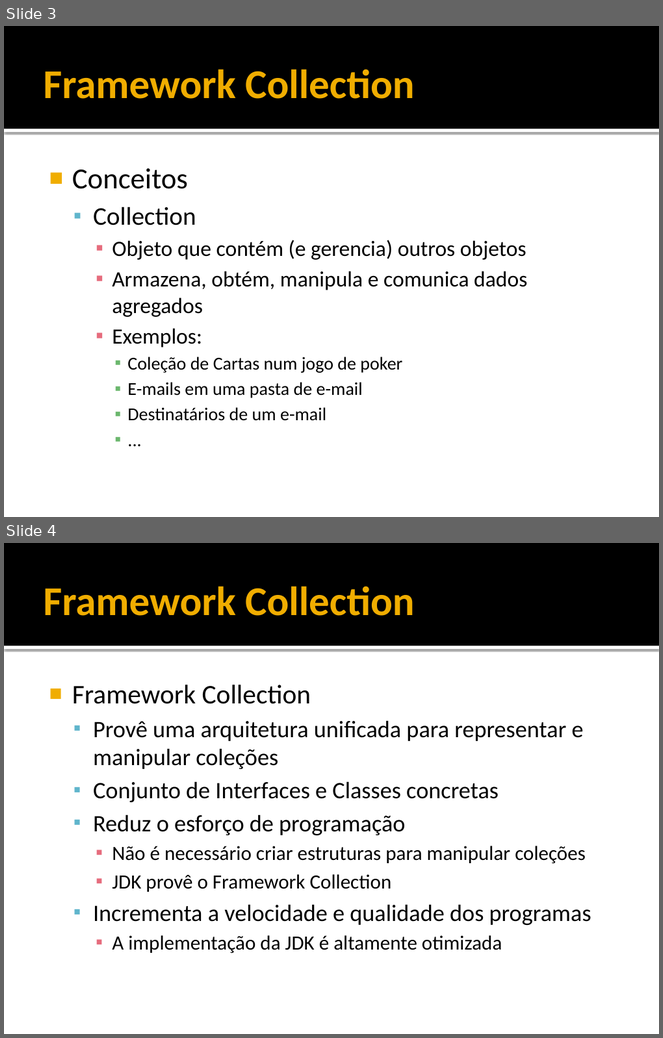
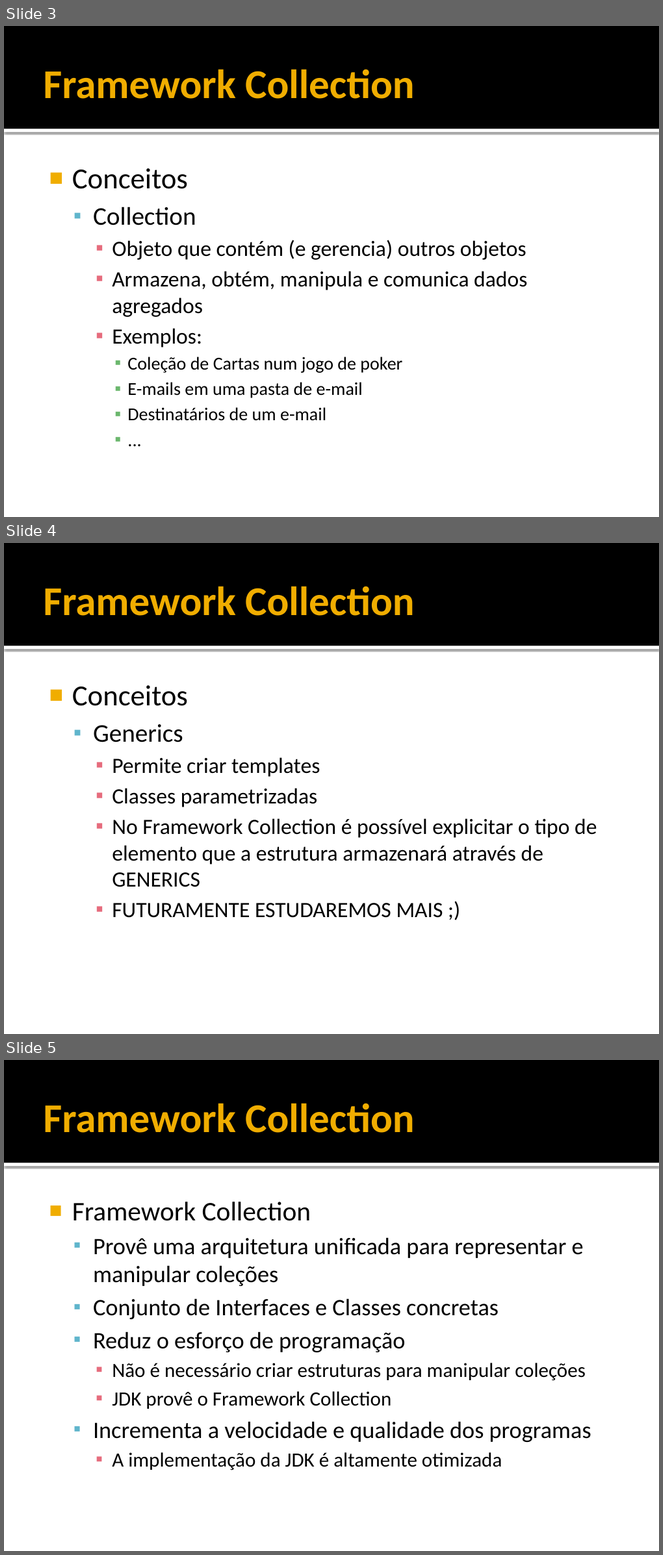
Before and after one commit to filosofisto/cpb-treinamento, a slide deck: Fundamentos/Fundamentos - Collections.pptx. Shown one above the other, each under a label of ours: slides 3 and 4 before the commit, slides 3, 4 and 5 after it. The pictures are 663x1038 and 663x1555 pixels, drawn with LibreOffice and Linux fonts; fonts in the diff are those of the drawing. Boxes give left, top, right and bottom in pixels: in the first picture for what was removed or moved away, otherwise in the second. Text is boxed around its words. In the diff, an @@ line names an element or a change of style, - is before the commit and + after.

Commit message:
PPT Collection (incompleto)
Incompleto

```diff
--- a/Fundamentos/Fundamentos - Collections.pptx
+++ b/Fundamentos/Fundamentos - Collections.pptx
@@ slide 4 added at (4, 543, 659, 1034), background #FFFFFF; not listed: 2 template elements that a slide beside it also shows @@
@@ title added at (43, 586, 415, 616), 45 pt, text #F0AD00, bold @@
+Framework Collection
@@ text added at (72, 685, 597, 918), 24 pt, text #000000 @@
+■ Conceitos
+  ▪ Generics
+    ▪ Permite criar templates
+    ▪ Classes parametrizadas
+    ▪ No Framework Collection é possível explicitar o tipo de elemento que a estrutura armazenará através de GENERICS
+    ▪ FUTURAMENTE ESTUDAREMOS MAIS ;)
@@ what was slide 4 is now slide 5 @@
```
Also in this commit, not shown: 2 slides changed, 7 other slides added.
